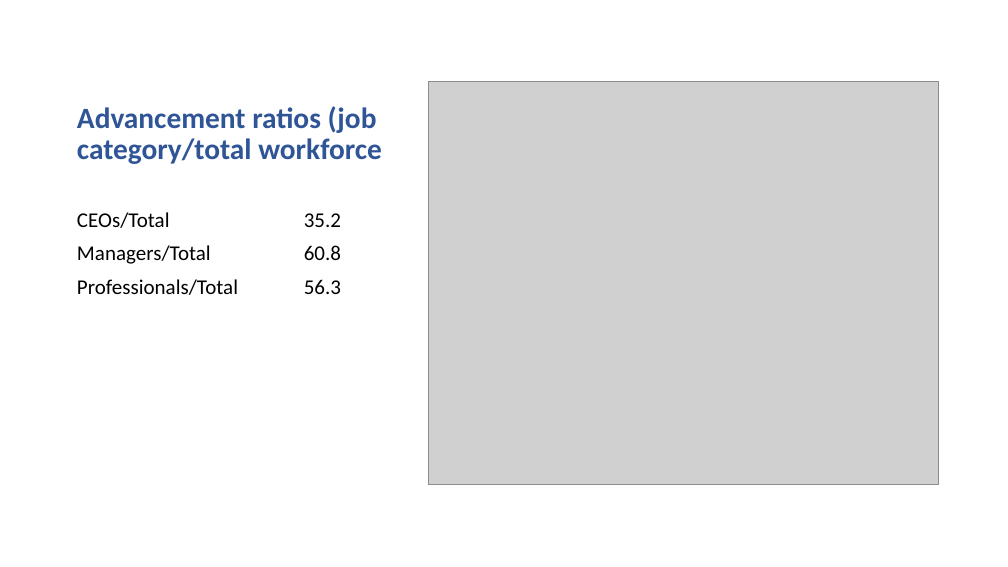
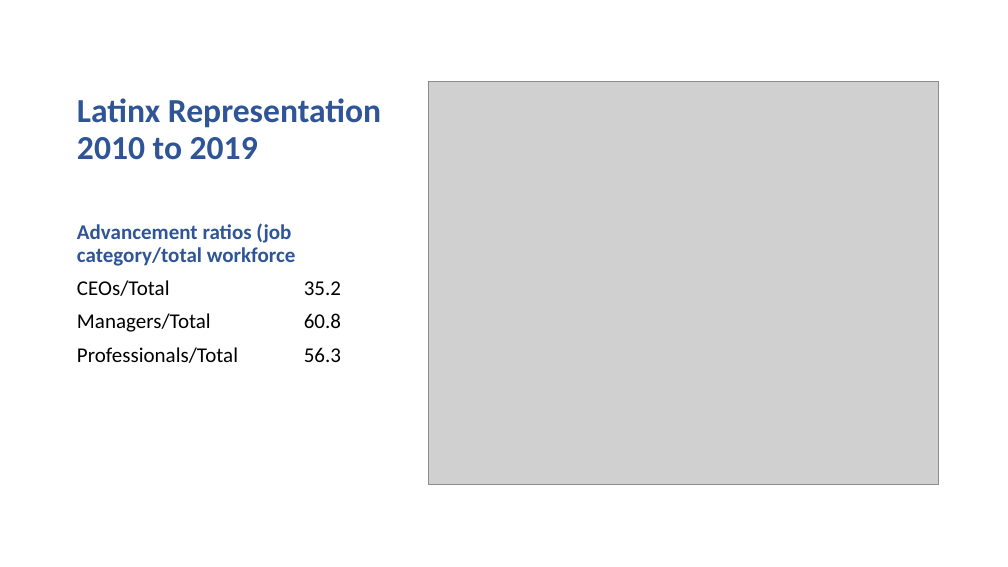
Before and after one commit to chinnamanaidu/project_rutgers, a slide deck: slide 5 of Presentation-v2.pptx. Drawn at 1008x567 pixels with LibreOffice and Linux fonts; fonts in the diff are those of the drawing; grey boxes stand for pictures. Boxes give left, top, right and bottom in pixels: in the first picture for what was removed or moved away, otherwise in the second. Text is boxed around its words. In the diff, an @@ line names an element or a change of style, - is before the commit and + after.

```diff
--- a/Presentation-v2.pptx
+++ b/Presentation-v2.pptx
@@ title at [77, 98, 381, 160]: text changed; size 28 to 32 pt @@
-Advancement ratios (job category/total workforce
+Latinx Representation
+2010 to 2019
@@ text at [77, 223, 296, 266]: paragraph added @@
+Advancement ratios (job category/total workforce
```
Also in this commit, not shown: 4 other slides changed, 1 slide added, 1 slide removed, 18 other files.
